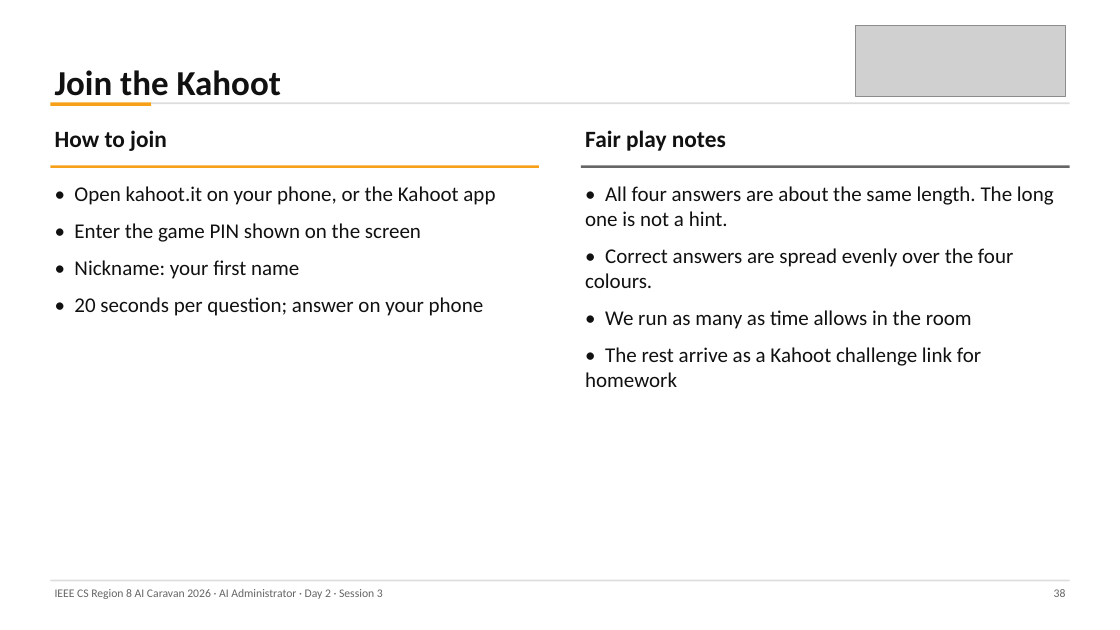
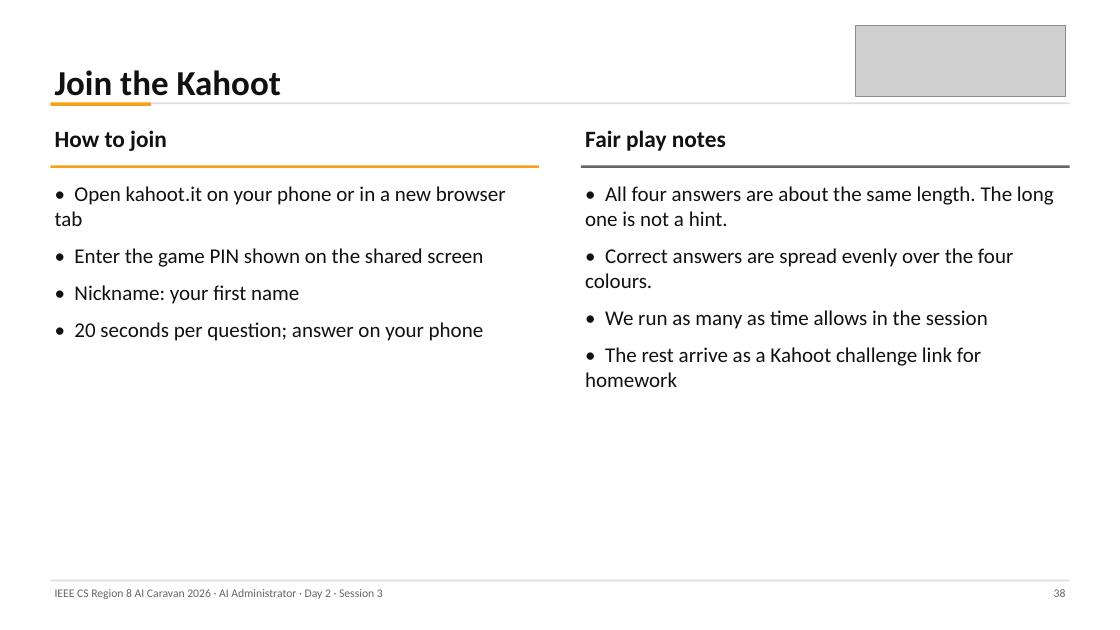
Before and after one commit to abedbanna/snippet-vault, a slide deck: slide 38 of instructor/ai-administrator/out/day2/Day2_S3_Mapping_Current_State.pptx. Drawn at 1120x630 pixels with LibreOffice and Linux fonts; fonts in the diff are those of the drawing; grey boxes stand for pictures. Boxes give left, top, right and bottom in pixels: in the first picture for what was removed or moved away, otherwise in the second. Text is boxed around its words. In the diff, an @@ line names an element or a change of style, - is before the commit and + after.

```diff
--- a/instructor/ai-administrator/out/day2/Day2_S3_Mapping_Current_State.pptx
+++ b/instructor/ai-administrator/out/day2/Day2_S3_Mapping_Current_State.pptx
@@ text at (55, 186, 506, 267): text changed @@
-• Open kahoot.it on your phone, or the Kahoot app
-• Enter the game PIN shown on the screen
+• Open kahoot.it on your phone or in a new browser tab
+• Enter the game PIN shown on the shared screen
@@ text at (605, 310, 988, 329): text changed @@
-• We run as many as time allows in the room
+• We run as many as time allows in the session
```
Also in this commit, not shown: 5 other slides changed, 6 other files.
